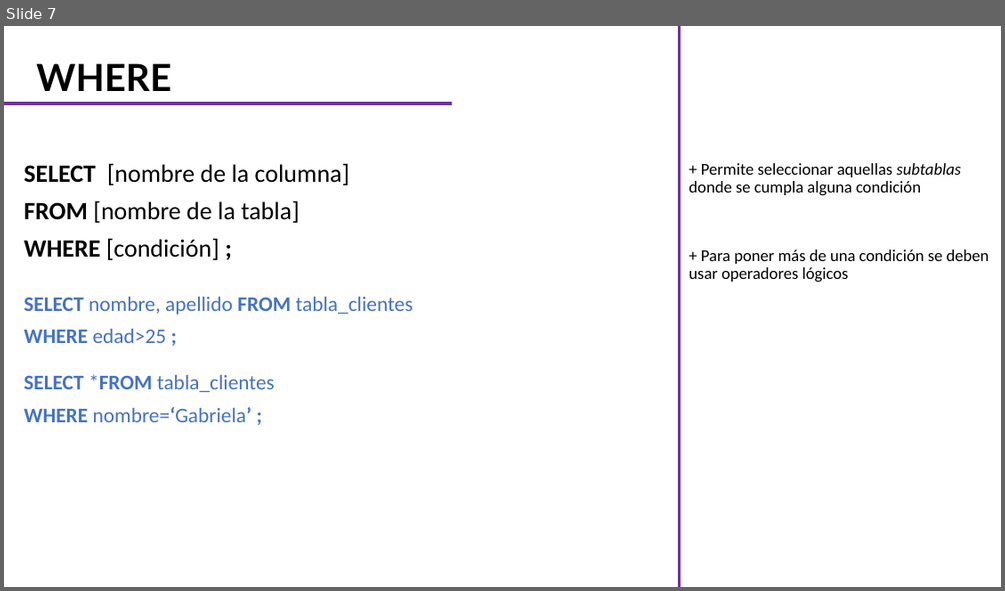
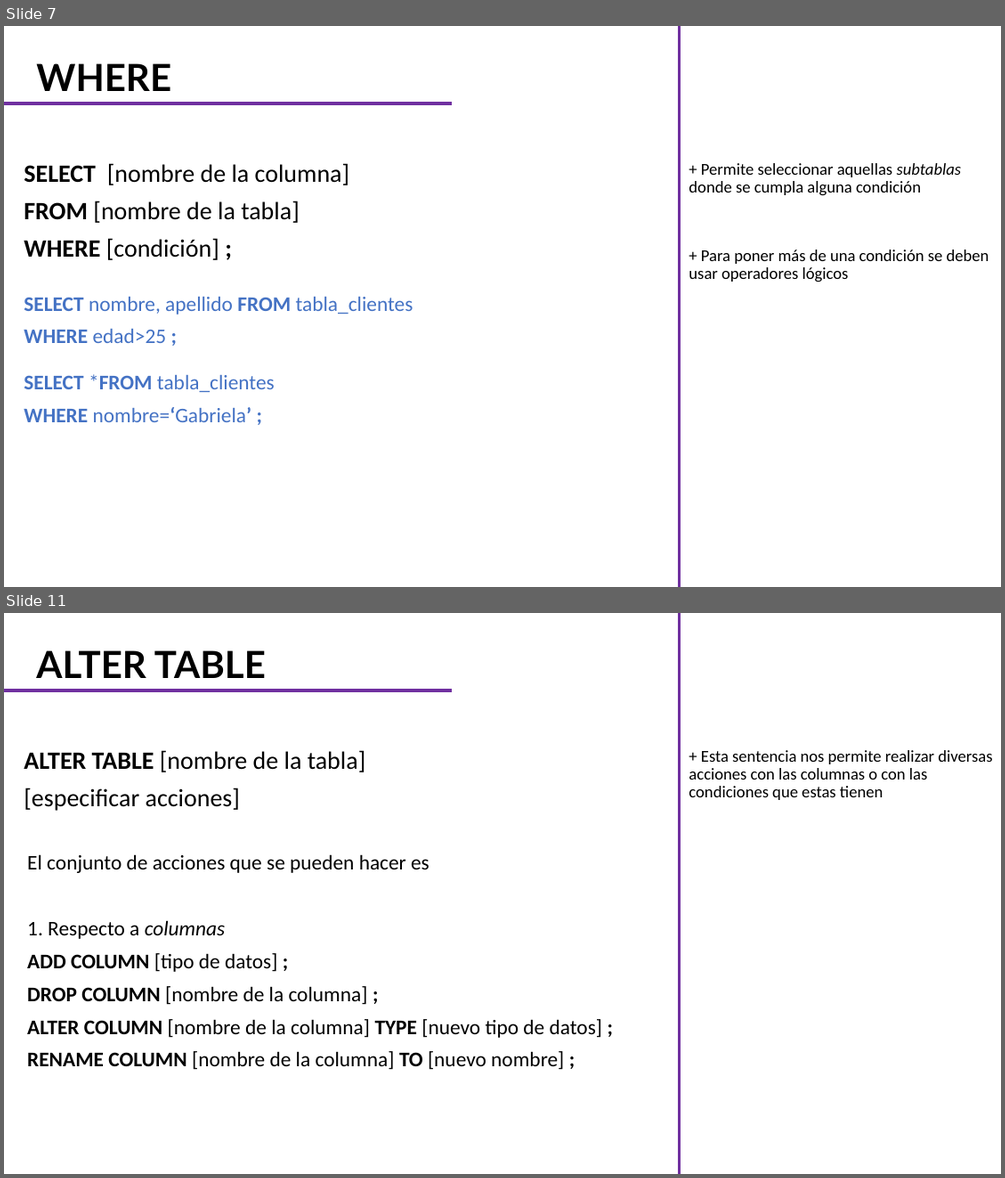
Before and after one commit to CarlosCamposs/Curso-AABD_SQL, a slide deck: Curso AABD-SQL (Notas).pptx. Shown one above the other, each under a label of ours: slide 7 before the commit, slides 7 and 11 after it; the slides between them are not shown. The pictures are 1005x591 and 1005x1178 pixels, drawn with LibreOffice and Linux fonts; fonts in the diff are those of the drawing. Boxes give left, top, right and bottom in pixels: in the first picture for what was removed or moved away, otherwise in the second. Text is boxed around its words. In the diff, an @@ line names an element or a change of style, - is before the commit and + after.

```diff
--- a/Curso AABD-SQL (Notas).pptx
+++ b/Curso AABD-SQL (Notas).pptx
@@ slide 11 added at bbox=[4, 613, 1001, 1174], background #FFFFFF @@
@@ line added from (680, 1174) to (680, 613), #7030A0 3 pt @@
@@ title added at bbox=[36, 650, 266, 678], 36 pt, text #000000, bold @@
+ALTER TABLE
@@ line added from (4, 690) to (451, 690), #7030A0 3 pt @@
@@ subtitle added at bbox=[24, 750, 366, 811], 24 pt, text #000000 @@
+ALTER TABLE [nombre de la tabla]
+[especificar acciones]
@@ text added at bbox=[688, 750, 992, 800], 16 pt, text #000000 @@
++ Esta sentencia nos permite realizar diversas acciones con las columnas o con las condiciones que estas tienen
@@ text added at bbox=[27, 854, 602, 1070], 20 pt, text #000000 @@
+El conjunto de acciones que se pueden hacer es
+1. Respecto a columnas
+ADD COLUMN [tipo de datos] ;
+DROP COLUMN [nombre de la columna] ;
+ALTER COLUMN [nombre de la columna] TYPE [nuevo tipo de datos] ;
+RENAME COLUMN [nombre de la columna] TO [nuevo nombre] ;
```
Also in this commit, not shown: 5 other slides added.
